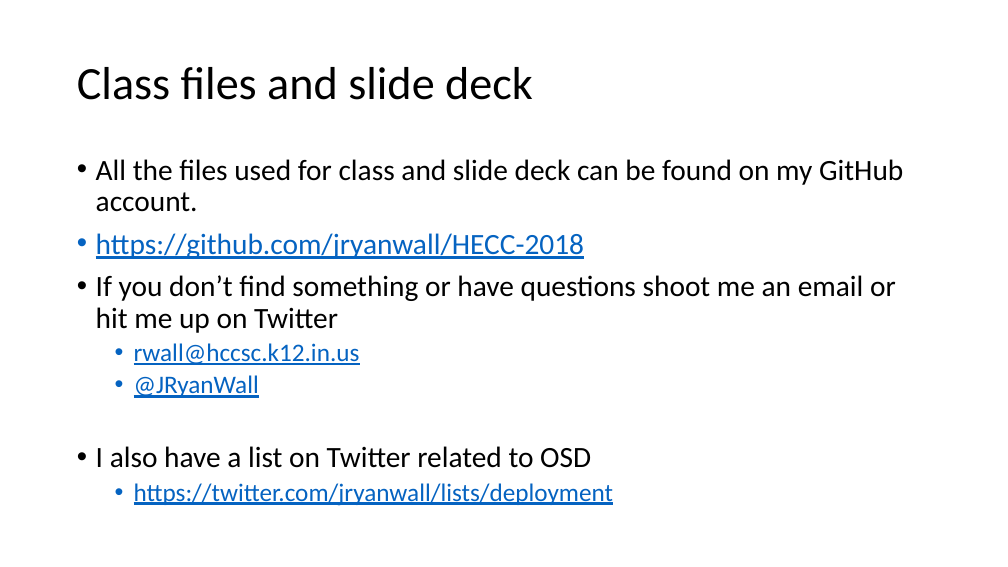
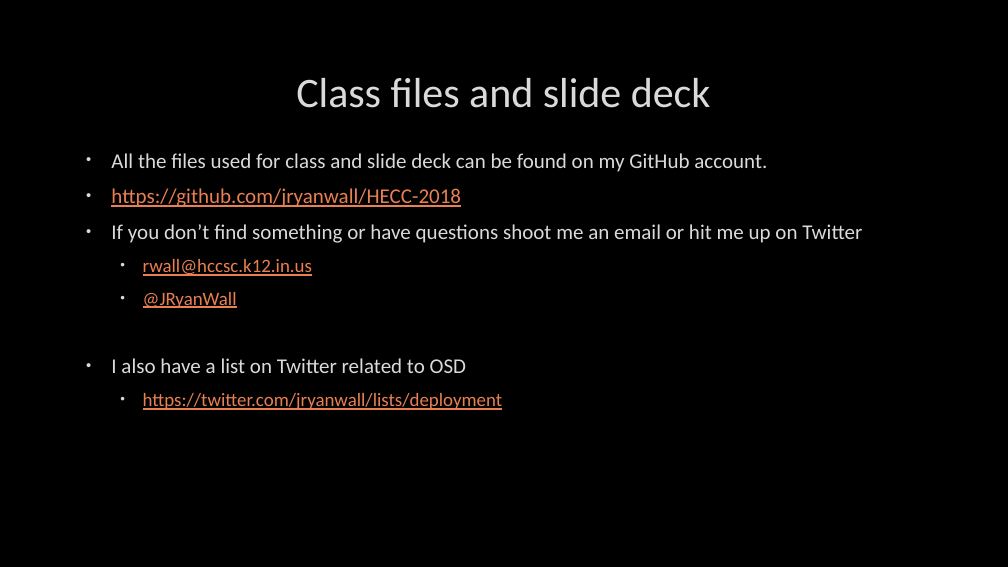
Before and after one commit to fydexx/HECC-2018, a slide deck: slide 14 of Part_02/Section03.pptx (slide 13 before the commit). Drawn at 1008x567 pixels with LibreOffice and Linux fonts; fonts in the diff are those of the drawing; background and template pictures are left out. Boxes give left, top, right and bottom in pixels: in the first picture for what was removed or moved away, otherwise in the second. Text is boxed around its words. In the diff, an @@ line names an element or a change of style, - is before the commit and + after.

```diff
--- a/Part_02/Section03.pptx
+++ b/Part_02/Section03.pptx
@@ background #FFFFFF to picture (left out) @@
@@ title "Class files and slide deck": place and size @@
-title "Class files and slide deck" at <box>77,67,533,100</box>
+title "Class files and slide deck" at <box>296,78,711,108</box>
@@ title "Class files and slide deck" at <box>296,78,711,108</box>: size 44 to 40 pt, text colour #000000 to #DADADA, letter outline none to #404040 0.75 pt; alignment left to centre; line spacing 0.9 to 1 @@
@@ text "All the files used for ...": place and size @@
-text "All the files used for ..." at <box>96,159,903,506</box>
+text "All the files used for ..." at <box>111,153,862,410</box>
@@ text "All the files used for ..." at <box>111,153,862,410</box>: size 28 to 20 pt in "All the files used for class and ...", "https://github.com/jryanwall/HECC-2018", "If you don’t find something or have ...", "I also have a list on Twitter ..."; text colour #000000 to #DADADA in "All the files used for class and ...", "If you don’t find something or have ...", "I also have a list on Twitter ..."; letter outline none to #404040 0.75 pt; text colour #0563C1 to #E98052 in "https://github.com/jryanwall/HECC-2018", "rwall@hccsc.k12.in.us", "@JRyanWall", "https://twitter.com/jryanwall/lists/deployment"; size 24 to 18 pt in "rwall@hccsc.k12.in.us", "@JRyanWall", "https://twitter.com/jryanwall/lists/deployment"; indent changed; line spacing 0.9 to 1; more space between paragraphs @@
```
Also in this commit, not shown: 13 other slides changed, 1 slide added.
